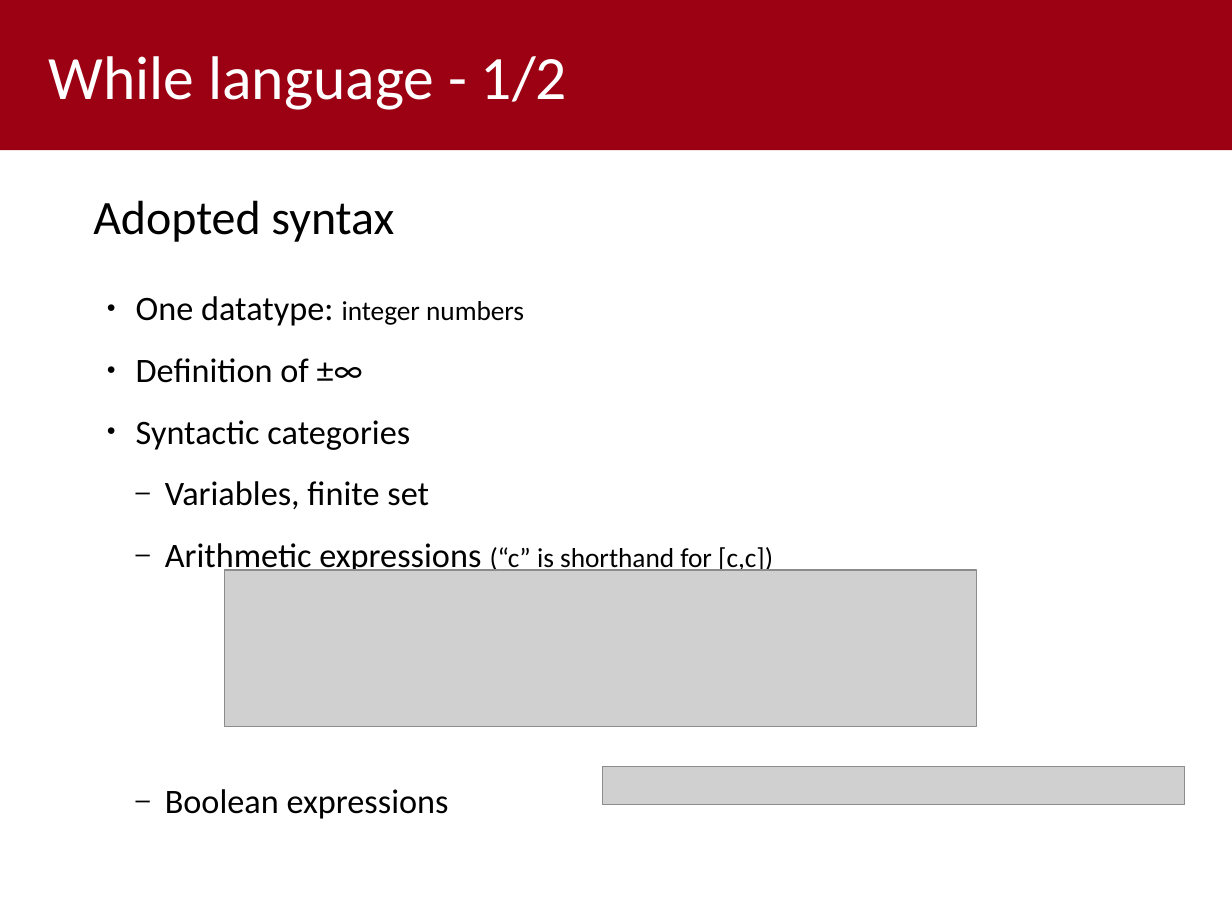
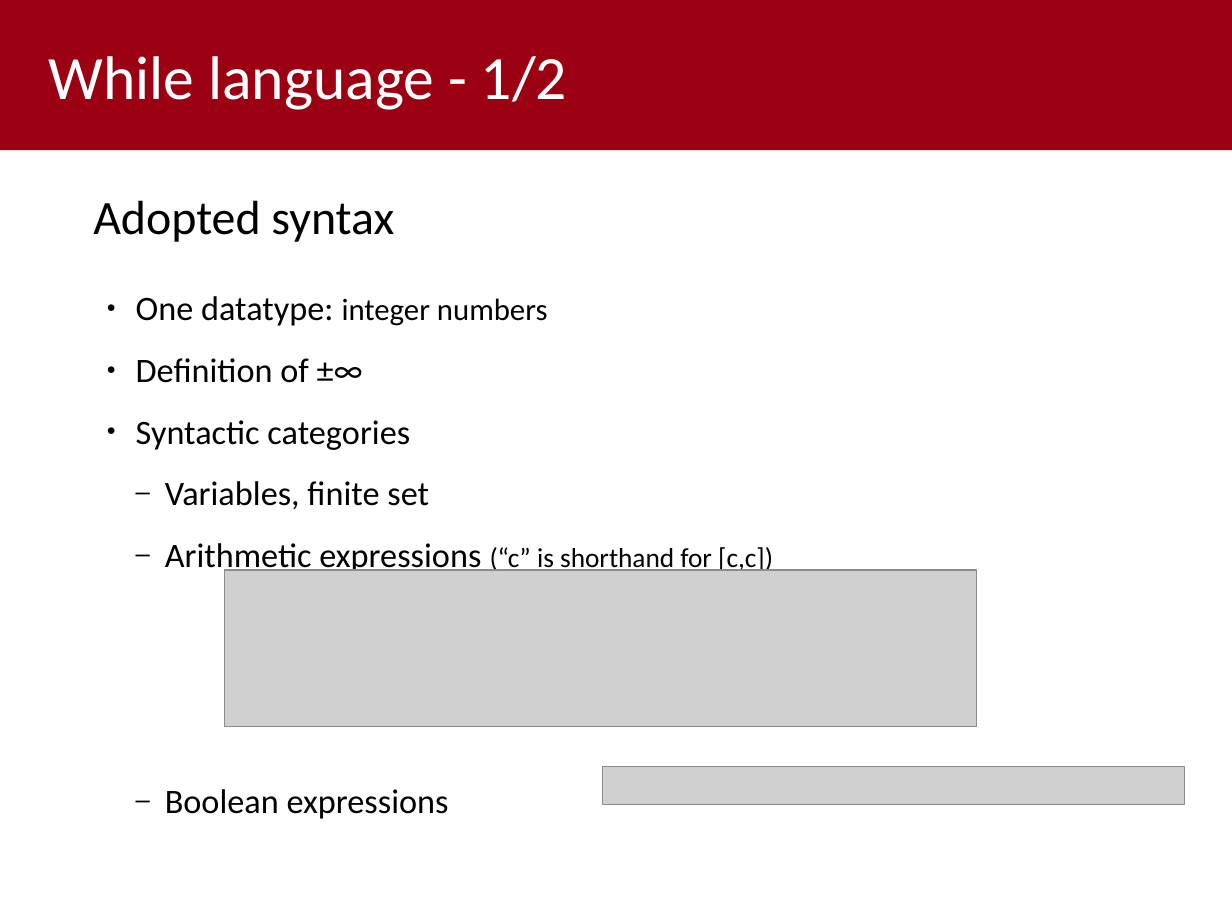
Before and after one commit to MatteoCus/abstract-while-interpreter, a slide deck: slide 4 of HomeworkB_Presentation.odp. Drawn at 1232x924 pixels with LibreOffice and Linux fonts; fonts in the diff are those of the drawing; grey boxes stand for pictures; background and template pictures are left out. Boxes give left, top, right and bottom in pixels: in the first picture for what was removed or moved away, otherwise in the second. Text is boxed around its words. In the diff, an @@ line names an element or a change of style, - is before the commit and + after.

```diff
--- a/HomeworkB_Presentation.odp
+++ b/HomeworkB_Presentation.odp
@@ text at (136, 296, 548, 326): size 16 to 18 pt in "integer numbers" @@
```
Also in this commit, not shown: 2 other slides changed.
